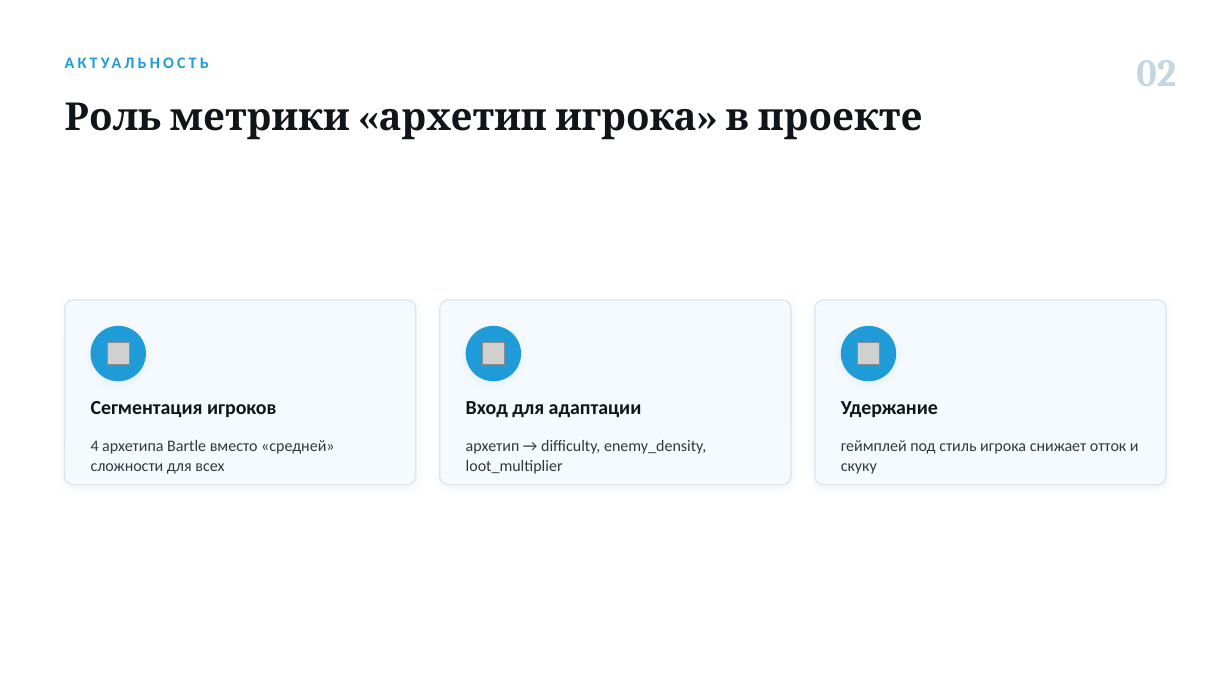
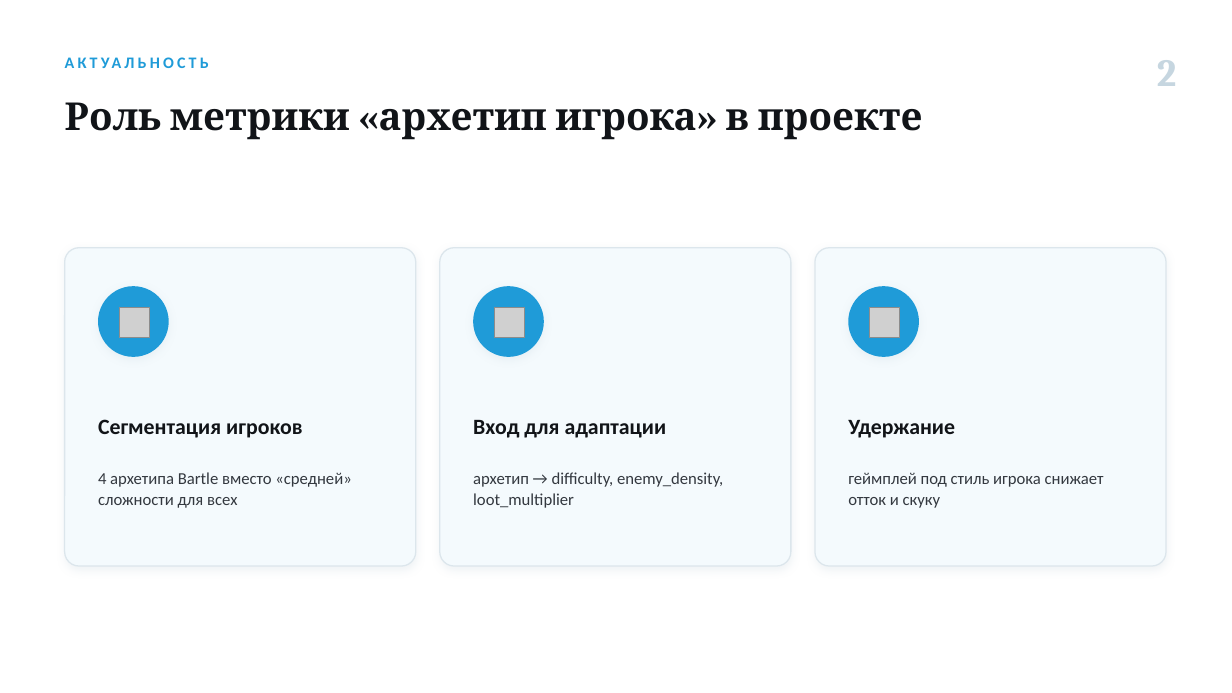
Before and after one commit to Antizi/diplom-Game_Plugs_Ai, a slide deck: slide 2 of presentations/Изотов_ВКР_нейросетевая-модель.pptx. Drawn at 1232x693 pixels with LibreOffice and Linux fonts; fonts in the diff are those of the drawing; grey boxes stand for pictures. Boxes give left, top, right and bottom in pixels: in the first picture for what was removed or moved away, otherwise in the second. Text is boxed around its words. In the diff, an @@ line names an element or a change of style, - is before the commit and + after.

```diff
--- a/presentations/Изотов_ВКР_нейросетевая-модель.pptx
+++ b/presentations/Изотов_ВКР_нейросетевая-модель.pptx
@@ text at box(1157, 60, 1177, 86): text changed @@
-02
+2
@@ rounded rectangle: place and size @@
-rounded rectangle at box(65, 300, 416, 485)
+rounded rectangle at box(65, 248, 416, 566)
@@ rounded rectangle: place and size @@
-rounded rectangle at box(440, 300, 791, 485)
+rounded rectangle at box(440, 248, 791, 566)
@@ rounded rectangle: place and size @@
-rounded rectangle at box(815, 300, 1166, 485)
+rounded rectangle at box(815, 248, 1166, 566)
@@ ellipse: place and size @@
-ellipse at box(91, 326, 146, 382)
+ellipse at box(98, 287, 169, 358)
@@ ellipse: place and size @@
-ellipse at box(466, 326, 521, 382)
+ellipse at box(473, 287, 544, 358)
@@ ellipse: place and size @@
-ellipse at box(841, 326, 897, 382)
+ellipse at box(848, 287, 920, 358)
@@ picture: place and size @@
-picture at box(107, 343, 129, 365)
+picture at box(119, 308, 150, 338)
@@ picture: place and size @@
-picture at box(482, 343, 505, 365)
+picture at box(494, 308, 525, 338)
@@ picture: place and size @@
-picture at box(858, 343, 880, 365)
+picture at box(870, 308, 900, 338)
@@ text "Сегментация игроков": place and size @@
-text "Сегментация игроков" at box(91, 401, 276, 418)
+text "Сегментация игроков" at box(98, 419, 302, 438)
@@ text "Вход для адаптации": place and size @@
-text "Вход для адаптации" at box(466, 401, 642, 418)
+text "Вход для адаптации" at box(473, 420, 667, 438)
@@ size 15.5 to 17 pt in 3 elements at box(98, 419, 302, 438), box(473, 420, 667, 438), box(848, 420, 955, 438) @@
@@ text "Удержание": place and size @@
-text "Удержание" at box(841, 401, 938, 418)
+text "Удержание" at box(848, 420, 955, 438)
@@ text "4 архетипа Bartle вместо «средней» ...": place and size @@
-text "4 архетипа Bartle вместо «средней» ..." at box(91, 440, 334, 474)
+text "4 архетипа Bartle вместо «средней» ..." at box(98, 472, 351, 508)
@@ text "архетип → difficulty, enemy_density, loot_multiplier": place and size @@
-text "архетип → difficulty, enemy_density, loot_multiplier" at box(466, 440, 706, 474)
+text "архетип → difficulty, enemy_density, loot_multiplier" at box(473, 472, 723, 508)
@@ size 12.5 to 13 pt in 3 elements at box(98, 472, 351, 508), box(473, 472, 723, 508), box(848, 472, 1104, 508) @@
@@ text "геймплей под стиль игрока снижает ...": place and size @@
-text "геймплей под стиль игрока снижает ..." at box(841, 440, 1139, 474)
+text "геймплей под стиль игрока снижает ..." at box(848, 472, 1104, 508)
```
Also in this commit, not shown: 10 other slides changed, 3 other files.
